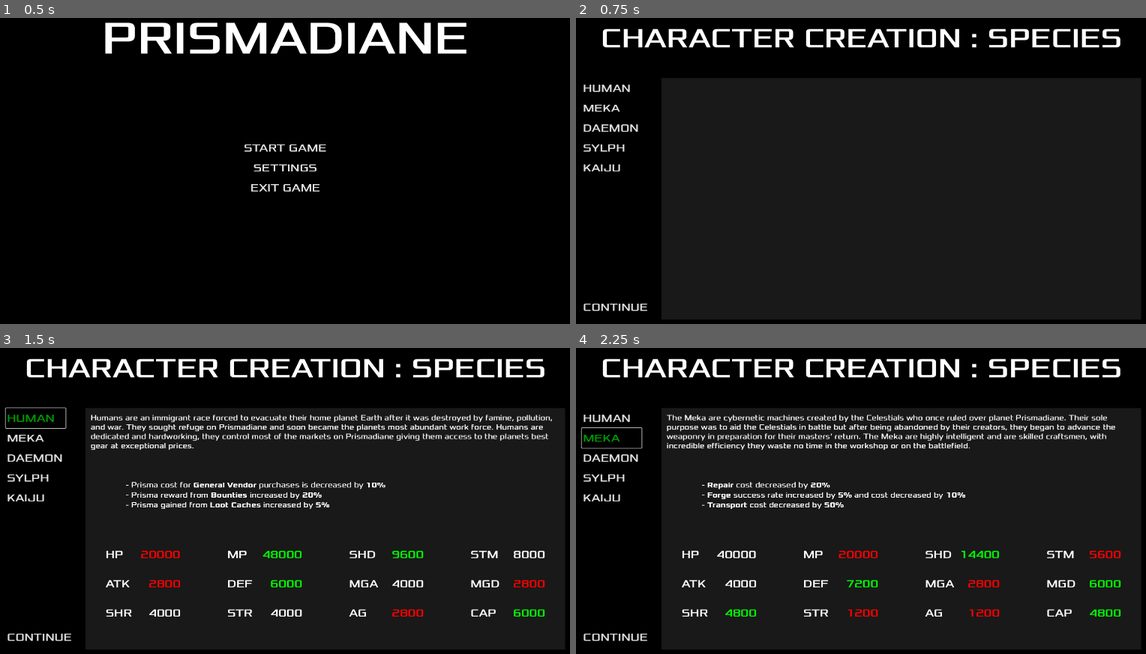
Above: before the commit, frames 1-4 (two rows, left to right).
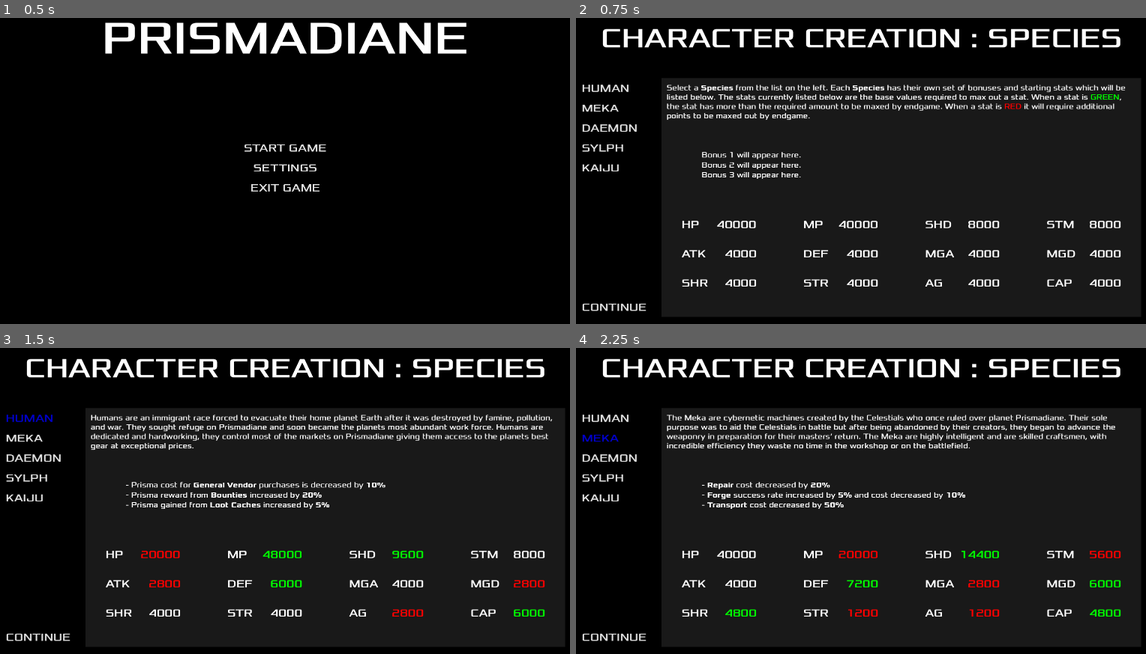
Above: after the commit, the same moments.

Repository: MythScara/PrismaGodot
Game: Godot game, scene res://scene/main_menu.tscn
The game is run twice, just before and just after one commit, with the same random seed, the same clock (stepped at 60 frames per second) and the same inputs.
Inputs:
- Up to frame 1 (0.5 s): no input
- Up to frame 2 (0.75 s): click "START GAME" at 0.5 s
- Up to frame 3 (1.5 s): click "HUMAN" at 1.25 s
- Up to frame 4 (2.25 s): click "MEKA" at 2 s

Frame 1 is identical in both runs. In frame 2, 6.1% of the frame differs, in the area x 1-100%, y 21-99%; in frame 3, 1.5%; in frame 4, 1.5%.

Commit message:
Updates on Species Selection
- Completed Species Selection screen and updated with cleaner UI
- Started Element Screen

Diff:
--- a/project.godot
+++ b/project.godot
@@ -1,3 +1,11 @@
+; Engine configuration file.
+; It's best edited using the editor UI and not directly,
+; since the parameters that go here are not all obvious.
+;
+; Format:
+;   [section] ; section goes between []
+;   param=value ; assign values to parameters
+
 config_version=5
 
 [application]
@@ -7,6 +15,10 @@
 config/features=PackedStringArray("4.2", "Forward Plus")
 config/icon="res://icon.svg"
 
+[autoload]
+
+PlayerStats="*res://script/player_stats.gd"
+
 [display]
 
 window/size/viewport_width=1920
--- /dev/null
+++ b/resource/buttonstyle.tres
@@ -0,0 +1,6 @@
+[gd_resource type="StyleBoxFlat" format=3 uid="uid://dx8pdckt4l1rb"]
+
+[resource]
+bg_color = Color(0, 0, 0, 1)
+border_color = Color(0, 0, 0, 1)
+border_blend = true
--- /dev/null
+++ b/scene/element_menu.tscn
@@ -0,0 +1,22 @@
+[gd_scene format=3 uid="uid://brayaanbjj2q1"]
+
+[node name="ElementMenu" type="CanvasLayer"]
+
+[node name="ElementScreen" type="Control" parent="."]
+layout_mode = 3
+anchors_preset = 0
+offset_right = 40.0
+offset_bottom = 40.0
+
+[node name="Background" type="ColorRect" parent="ElementScreen"]
+offset_right = 1920.0
+offset_bottom = 1080.0
+color = Color(0, 0, 0, 1)
+
+[node name="Title" type="Label" parent="ElementScreen"]
+offset_right = 1920.0
+offset_bottom = 256.0
+theme_override_font_sizes/font_size = 90
+text = "CHARACTER CREATION : ELEMENT"
+horizontal_alignment = 1
+vertical_alignment = 1
--- a/scene/main_menu.tscn
+++ b/scene/main_menu.tscn
@@ -1,7 +1,8 @@
-[gd_scene load_steps=3 format=3 uid="uid://dgy03wp6jxryu"]
+[gd_scene load_steps=4 format=3 uid="uid://dgy03wp6jxryu"]
 
 [ext_resource type="Script" path="res://script/main_menu.gd" id="1_gcnt1"]
-[ext_resource type="PackedScene" uid="uid://b7foap0nhr7n0" path="res://scene/start_scene.tscn" id="2_0lpom"]
+[ext_resource type="PackedScene" uid="uid://b7foap0nhr7n0" path="res://scene/species_menu.tscn" id="2_0lpom"]
+[ext_resource type="StyleBox" uid="uid://dx8pdckt4l1rb" path="res://resource/buttonstyle.tres" id="3_0ujv6"]
 
 [node name="MainMenu" type="CanvasLayer"]
 
@@ -33,8 +34,13 @@
 offset_top = 448.0
 offset_right = 1152.0
 offset_bottom = 512.0
+theme_override_colors/font_pressed_color = Color(0, 0, 0.784314, 1)
 theme_override_colors/font_hover_color = Color(0, 0.588235, 0, 1)
 theme_override_font_sizes/font_size = 36
+theme_override_styles/normal = ExtResource("3_0ujv6")
+theme_override_styles/hover = ExtResource("3_0ujv6")
+theme_override_styles/pressed = ExtResource("3_0ujv6")
+theme_override_styles/focus = ExtResource("3_0ujv6")
 text = "START GAME"
 flat = true
 
@@ -44,8 +50,13 @@
 offset_top = 512.0
 offset_right = 1152.0
 offset_bottom = 576.0
+theme_override_colors/font_pressed_color = Color(0, 0, 0.784314, 1)
 theme_override_colors/font_hover_color = Color(0, 0.588235, 0, 1)
 theme_override_font_sizes/font_size = 36
+theme_override_styles/normal = ExtResource("3_0ujv6")
+theme_override_styles/hover = ExtResource("3_0ujv6")
+theme_override_styles/pressed = ExtResource("3_0ujv6")
+theme_override_styles/focus = ExtResource("3_0ujv6")
 text = "SETTINGS"
 flat = true
 
@@ -55,8 +66,13 @@
 offset_top = 576.0
 offset_right = 1152.0
 offset_bottom = 640.0
+theme_override_colors/font_pressed_color = Color(0, 0, 0.784314, 1)
 theme_override_colors/font_hover_color = Color(0, 0.588235, 0, 1)
 theme_override_font_sizes/font_size = 36
+theme_override_styles/normal = ExtResource("3_0ujv6")
+theme_override_styles/hover = ExtResource("3_0ujv6")
+theme_override_styles/pressed = ExtResource("3_0ujv6")
+theme_override_styles/focus = ExtResource("3_0ujv6")
 text = "EXIT GAME"
 flat = true
 
--- /dev/null
+++ b/scene/species_menu.tscn
@@ -0,0 +1,210 @@
+[gd_scene load_steps=5 format=3 uid="uid://b7foap0nhr7n0"]
+
+[ext_resource type="FontFile" uid="uid://csv62pf5suogx" path="res://font/xolonium/Xolonium-Bold.ttf" id="1_ekm6r"]
+[ext_resource type="Script" path="res://script/species_screen.gd" id="1_l2mel"]
+[ext_resource type="PackedScene" uid="uid://brayaanbjj2q1" path="res://scene/element_menu.tscn" id="2_6ir38"]
+[ext_resource type="StyleBox" uid="uid://dx8pdckt4l1rb" path="res://resource/buttonstyle.tres" id="3_07m8k"]
+
+[node name="SpeciesMenu" type="CanvasLayer"]
+
+[node name="SpeciesScreen" type="Control" parent="."]
+layout_mode = 3
+anchors_preset = 0
+script = ExtResource("1_l2mel")
+continue_screen = ExtResource("2_6ir38")
+
+[node name="Background" type="ColorRect" parent="SpeciesScreen"]
+layout_mode = 0
+offset_right = 1920.0
+offset_bottom = 1080.0
+color = Color(0, 0, 0, 1)
+
+[node name="SpeciesBackground" type="ColorRect" parent="SpeciesScreen"]
+layout_mode = 0
+offset_left = 320.0
+offset_top = 256.0
+offset_right = 1856.0
+offset_bottom = 1024.0
+color = Color(0.0980392, 0.0980392, 0.0980392, 1)
+
+[node name="Title" type="Label" parent="SpeciesScreen"]
+layout_mode = 0
+offset_right = 1920.0
+offset_bottom = 256.0
+theme_override_font_sizes/font_size = 90
+text = "CHARACTER CREATION : SPECIES"
+horizontal_alignment = 1
+vertical_alignment = 1
+
+[node name="SpeciesDescription" type="RichTextLabel" parent="SpeciesScreen"]
+layout_mode = 0
+offset_left = 336.0
+offset_top = 272.0
+offset_right = 1840.0
+offset_bottom = 448.0
+theme_override_fonts/bold_font = ExtResource("1_ekm6r")
+theme_override_font_sizes/normal_font_size = 24
+theme_override_font_sizes/bold_font_size = 24
+bbcode_enabled = true
+text = "Select a [b]Species[/b] from the list on the left. Each [b]Species[/b] has their own set of bonuses and starting stats which will be listed below. The stats currently listed below are the base values required to max out a stat. When a stat is [color=\"green\"]GREEN[/color], the stat has more than the required amount to be maxed by endgame. When a stat is [color=\"red\"]RED[/color] it will require additional points to be maxed out by endgame. "
+
+[node name="SpeciesBonus1" type="RichTextLabel" parent="SpeciesScreen"]
+layout_mode = 0
+offset_left = 448.0
+offset_top = 488.0
+offset_right = 1792.0
+offset_bottom = 552.0
+theme_override_fonts/bold_font = ExtResource("1_ekm6r")
+theme_override_font_sizes/normal_font_size = 24
+theme_override_font_sizes/bold_font_size = 24
+bbcode_enabled = true
+text = "Bonus 1 will appear here."
+
+[node name="SpeciesBonus2" type="RichTextLabel" parent="SpeciesScreen"]
+layout_mode = 0
+offset_left = 448.0
+offset_top = 520.0
+offset_right = 1792.0
+offset_bottom = 584.0
+theme_override_fonts/bold_font = ExtResource("1_ekm6r")
+theme_override_font_sizes/normal_font_size = 24
+theme_override_font_sizes/bold_font_size = 24
+bbcode_enabled = true
+text = "Bonus 2 will appear here."
+
+[node name="SpeciesBonus3" type="RichTextLabel" parent="SpeciesScreen"]
+layout_mode = 0
+offset_left = 448.0
+offset_top = 552.0
+offset_right = 1792.0
+offset_bottom = 616.0
+theme_override_fonts/bold_font = ExtResource("1_ekm6r")
+theme_override_font_sizes/normal_font_size = 24
+theme_override_font_sizes/bold_font_size = 24
+bbcode_enabled = true
+text = "Bonus 3 will appear here."
+
+[node name="SpeciesStatGrid" type="GridContainer" parent="SpeciesScreen"]
+top_level = true
+layout_mode = 0
+offset_left = 384.0
+offset_top = 704.0
+offset_right = 1792.0
+offset_bottom = 960.0
+theme_override_constants/h_separation = 150
+theme_override_constants/v_separation = 50
+columns = 4
+
+[node name="HumanButton" type="Button" parent="SpeciesScreen"]
+layout_mode = 0
+offset_left = 64.0
+offset_top = 256.0
+offset_right = 256.0
+offset_bottom = 320.0
+theme_override_colors/font_pressed_color = Color(0, 0, 0.784314, 1)
+theme_override_colors/font_hover_color = Color(0, 0.588235, 0, 1)
+theme_override_font_sizes/font_size = 36
+theme_override_styles/normal = ExtResource("3_07m8k")
+theme_override_styles/hover = ExtResource("3_07m8k")
+theme_override_styles/pressed = ExtResource("3_07m8k")
+theme_override_styles/focus = ExtResource("3_07m8k")
+toggle_mode = true
+text = "HUMAN"
+flat = true
+alignment = 0
+
+[node name="MekaButton" type="Button" parent="SpeciesScreen"]
+layout_mode = 0
+offset_left = 64.0
+offset_top = 320.0
+offset_right = 256.0
+offset_bottom = 384.0
+theme_override_colors/font_pressed_color = Color(0, 0, 0.784314, 1)
+theme_override_colors/font_hover_color = Color(0, 0.588235, 0, 1)
+theme_override_font_sizes/font_size = 36
+theme_override_styles/normal = ExtResource("3_07m8k")
+theme_override_styles/hover = ExtResource("3_07m8k")
+theme_override_styles/pressed = ExtResource("3_07m8k")
+theme_override_styles/focus = ExtResource("3_07m8k")
+toggle_mode = true
+text = "MEKA"
+flat = true
+alignment = 0
+
+[node name="DaemonButton" type="Button" parent="SpeciesScreen"]
+layout_mode = 0
+offset_left = 64.0
+offset_top = 384.0
+offset_right = 256.0
+offset_bottom = 448.0
+theme_override_colors/font_pressed_color = Color(0, 0, 0.784314, 1)
+theme_override_colors/font_hover_color = Color(0, 0.588235, 0, 1)
+theme_override_font_sizes/font_size = 36
+theme_override_styles/normal = ExtResource("3_07m8k")
+theme_override_styles/hover = ExtResource("3_07m8k")
+theme_override_styles/pressed = ExtResource("3_07m8k")
+theme_override_styles/focus = ExtResource("3_07m8k")
+toggle_mode = true
+text = "DAEMON"
+flat = true
+alignment = 0
+
+[node name="SylphButton" type="Button" parent="SpeciesScreen"]
+layout_mode = 0
+offset_left = 64.0
+offset_top = 448.0
+offset_right = 256.0
+offset_bottom = 512.0
+theme_override_colors/font_pressed_color = Color(0, 0, 0.784314, 1)
+theme_override_colors/font_hover_color = Color(0, 0.588235, 0, 1)
+theme_override_font_sizes/font_size = 36
+theme_override_styles/normal = ExtResource("3_07m8k")
+theme_override_styles/hover = ExtResource("3_07m8k")
+theme_override_styles/pressed = ExtResource("3_07m8k")
+theme_override_styles/focus = ExtResource("3_07m8k")
+toggle_mode = true
+text = "SYLPH"
+flat = true
+alignment = 0
+
+[node name="KaijuButton" type="Button" parent="SpeciesScreen"]
+layout_mode = 0
+offset_left = 64.0
+offset_top = 512.0
+offset_right = 256.0
+offset_bottom = 576.0
+theme_override_colors/font_pressed_color = Color(0, 0, 0.784314, 1)
+theme_override_colors/font_hover_color = Color(0, 0.588235, 0, 1)
+theme_override_font_sizes/font_size = 36
+theme_override_styles/normal = ExtResource("3_07m8k")
+theme_override_styles/hover = ExtResource("3_07m8k")
+theme_override_styles/pressed = ExtResource("3_07m8k")
+theme_override_styles/focus = ExtResource("3_07m8k")
+toggle_mode = true
+text = "KAIJU"
+flat = true
+alignment = 0
+
+[node name="ContinueButton" type="Button" parent="SpeciesScreen"]
+layout_mode = 0
+offset_left = 64.0
+offset_top = 960.0
+offset_right = 256.0
+offset_bottom = 1024.0
+theme_override_colors/font_pressed_color = Color(0, 0, 0.784314, 1)
+theme_override_colors/font_hover_color = Color(0, 0.588235, 0, 1)
+theme_override_font_sizes/font_size = 36
+theme_override_styles/normal = ExtResource("3_07m8k")
+theme_override_styles/hover = ExtResource("3_07m8k")
+theme_override_styles/pressed = ExtResource("3_07m8k")
+theme_override_styles/focus = ExtResource("3_07m8k")
+text = "CONTINUE"
+flat = true
+alignment = 0
+
+[connection signal="pressed" from="SpeciesScreen/HumanButton" to="SpeciesScreen" method="_on_human_button_pressed"]
+[connection signal="pressed" from="SpeciesScreen/MekaButton" to="SpeciesScreen" method="_on_meka_button_pressed"]
+[connection signal="pressed" from="SpeciesScreen/DaemonButton" to="SpeciesScreen" method="_on_daemon_button_pressed"]
+[connection signal="pressed" from="SpeciesScreen/SylphButton" to="SpeciesScreen" method="_on_sylph_button_pressed"]
+[connection signal="pressed" from="SpeciesScreen/KaijuButton" to="SpeciesScreen" method="_on_kaiju_button_pressed"]
+[connection signal="pressed" from="SpeciesScreen/ContinueButton" to="SpeciesScreen" method="_on_continue_button_pressed"]
--- a/scene/start_scene.tscn
+++ /dev/null
@@ -1,167 +0,0 @@
-[gd_scene load_steps=3 format=3 uid="uid://b7foap0nhr7n0"]
-
-[ext_resource type="FontFile" uid="uid://csv62pf5suogx" path="res://font/xolonium/Xolonium-Bold.ttf" id="1_ekm6r"]
-[ext_resource type="Script" path="res://script/species_screen.gd" id="1_l2mel"]
-
-[node name="StartScene" type="CanvasLayer"]
-
-[node name="MenuScreen" type="Control" parent="."]
-layout_mode = 3
-anchors_preset = 0
-script = ExtResource("1_l2mel")
-
-[node name="Background" type="ColorRect" parent="MenuScreen"]
-layout_mode = 0
-offset_right = 1920.0
-offset_bottom = 1080.0
-color = Color(0, 0, 0, 1)
-
-[node name="SpeciesBackground" type="ColorRect" parent="MenuScreen"]
-layout_mode = 0
-offset_left = 320.0
-offset_top = 256.0
-offset_right = 1856.0
-offset_bottom = 1032.0
-color = Color(0.0980392, 0.0980392, 0.0980392, 1)
-
-[node name="Title" type="Label" parent="MenuScreen"]
-layout_mode = 0
-offset_right = 1920.0
-offset_bottom = 256.0
-theme_override_font_sizes/font_size = 90
-text = "CHARACTER CREATION : SPECIES"
-horizontal_alignment = 1
-vertical_alignment = 1
-
-[node name="SpeciesDescription" type="RichTextLabel" parent="MenuScreen"]
-layout_mode = 0
-offset_left = 336.0
-offset_top = 272.0
-offset_right = 1840.0
-offset_bottom = 448.0
-theme_override_fonts/bold_font = ExtResource("1_ekm6r")
-theme_override_font_sizes/normal_font_size = 24
-theme_override_font_sizes/bold_font_size = 24
-bbcode_enabled = true
-
-[node name="SpeciesBonus1" type="RichTextLabel" parent="MenuScreen"]
-layout_mode = 0
-offset_left = 448.0
-offset_top = 488.0
-offset_right = 1792.0
-offset_bottom = 552.0
-theme_override_fonts/bold_font = ExtResource("1_ekm6r")
-theme_override_font_sizes/normal_font_size = 24
-theme_override_font_sizes/bold_font_size = 24
-bbcode_enabled = true
-
-[node name="SpeciesBonus2" type="RichTextLabel" parent="MenuScreen"]
-layout_mode = 0
-offset_left = 448.0
-offset_top = 520.0
-offset_right = 1792.0
-offset_bottom = 584.0
-theme_override_fonts/bold_font = ExtResource("1_ekm6r")
-theme_override_font_sizes/normal_font_size = 24
-theme_override_font_sizes/bold_font_size = 24
-bbcode_enabled = true
-
-[node name="SpeciesBonus3" type="RichTextLabel" parent="MenuScreen"]
-layout_mode = 0
-offset_left = 448.0
-offset_top = 552.0
-offset_right = 1792.0
-offset_bottom = 616.0
-theme_override_fonts/bold_font = ExtResource("1_ekm6r")
-theme_override_font_sizes/normal_font_size = 24
-theme_override_font_sizes/bold_font_size = 24
-bbcode_enabled = true
-
-[node name="SpeciesStatGrid" type="GridContainer" parent="MenuScreen"]
-top_level = true
-layout_mode = 0
-offset_left = 384.0
-offset_top = 704.0
-offset_right = 1792.0
-offset_bottom = 960.0
-theme_override_constants/h_separation = 150
-theme_override_constants/v_separation = 50
-columns = 4
-
-[node name="HumanButton" type="Button" parent="MenuScreen"]
-layout_mode = 0
-offset_left = 64.0
-offset_top = 256.0
-offset_right = 256.0
-offset_bottom = 320.0
-theme_override_colors/font_hover_color = Color(0, 0.588235, 0, 1)
-theme_override_font_sizes/font_size = 36
-text = "HUMAN"
-flat = true
-alignment = 0
-
-[node name="MekaButton" type="Button" parent="MenuScreen"]
-layout_mode = 0
-offset_left = 64.0
-offset_top = 320.0
-offset_right = 256.0
-offset_bottom = 384.0
-theme_override_colors/font_hover_color = Color(0, 0.588235, 0, 1)
-theme_override_font_sizes/font_size = 36
-text = "MEKA"
-flat = true
-alignment = 0
-
-[node name="DaemonButton" type="Button" parent="MenuScreen"]
-layout_mode = 0
-offset_left = 64.0
-offset_top = 384.0
-offset_right = 256.0
-offset_bottom = 448.0
-theme_override_colors/font_hover_color = Color(0, 0.588235, 0, 1)
-theme_override_font_sizes/font_size = 36
-text = "DAEMON"
-flat = true
-alignment = 0
-
-[node name="SylphButton" type="Button" parent="MenuScreen"]
-layout_mode = 0
-offset_left = 64.0
-offset_top = 448.0
-offset_right = 256.0
-offset_bottom = 512.0
-theme_override_colors/font_hover_color = Color(0, 0.588235, 0, 1)
-theme_override_font_sizes/font_size = 36
-text = "SYLPH"
-flat = true
-alignment = 0
-
-[node name="KaijuButton" type="Button" parent="MenuScreen"]
-layout_mode = 0
-offset_left = 64.0
-offset_top = 512.0
-offset_right = 256.0
-offset_bottom = 576.0
-theme_override_colors/font_hover_color = Color(0, 0.588235, 0, 1)
-theme_override_font_sizes/font_size = 36
-text = "KAIJU"
-flat = true
-alignment = 0
-
-[node name="ContinueButton" type="Button" parent="MenuScreen"]
-layout_mode = 0
-offset_left = 64.0
-offset_top = 960.0
-offset_right = 256.0
-offset_bottom = 1024.0
-theme_override_colors/font_hover_color = Color(0, 0.588235, 0, 1)
-theme_override_font_sizes/font_size = 36
-text = "CONTINUE"
-flat = true
-alignment = 0
-
-[connection signal="pressed" from="MenuScreen/HumanButton" to="MenuScreen" method="_on_human_button_pressed"]
-[connection signal="pressed" from="MenuScreen/MekaButton" to="MenuScreen" method="_on_meka_button_pressed"]
-[connection signal="pressed" from="MenuScreen/DaemonButton" to="MenuScreen" method="_on_daemon_button_pressed"]
-[connection signal="pressed" from="MenuScreen/SylphButton" to="MenuScreen" method="_on_sylph_button_pressed"]
-[connection signal="pressed" from="MenuScreen/KaijuButton" to="MenuScreen" method="_on_kaiju_button_pressed"]
--- /dev/null
+++ b/script/player_stats.gd
@@ -0,0 +1,17 @@
+extends Node
+
+var species = null
+var stats = {}
+var bonuses = {"Bonus 1": "", "Bonus 2": "", "Bonus 3": ""}
+
+func set_stats(new_stats : Dictionary):
+	stats = new_stats
+
+func set_bonuses(new_bonuses : Dictionary):
+	bonuses = new_bonuses
+
+func get_stats() -> Dictionary:
+	return stats
+
+func get_bonuses() -> Dictionary:
+	return bonuses
--- a/script/species_screen.gd
+++ b/script/species_screen.gd
@@ -1,4 +1,6 @@
 extends Control
+
+@export var continue_screen : PackedScene
 
 var species_data = {
 	"Human": {
@@ -41,20 +43,35 @@
 @onready var bonusTwo = $SpeciesBonus2
 @onready var bonusThree = $SpeciesBonus3
 @onready var statGrid = $SpeciesStatGrid
+@onready var human_button = $HumanButton
+@onready var meka_button = $MekaButton
+@onready var daemon_button = $DaemonButton
+@onready var sylph_button = $SylphButton
+@onready var kaiju_button = $KaijuButton
+var selected_button = null
+
+
+func _ready():
+	_update_stats_grid(base_stat)
 
 func _on_human_button_pressed():
+	_set_active(human_button)
 	_update_information("Human")
 
 func _on_meka_button_pressed():
+	_set_active(meka_button)
 	_update_information("Meka")
 
 func _on_daemon_button_pressed():
+	_set_active(daemon_button)
 	_update_information("Daemon")
 
 func _on_sylph_button_pressed():
+	_set_active(sylph_button)
 	_update_information("Sylph")
 
 func _on_kaiju_button_pressed():
+	_set_active(kaiju_button)
 	_update_information("Kaiju")
 
 func _update_information(key: String):
@@ -66,6 +83,19 @@
 	bonusThree.bbcode_text = species["Bonus3"]
 	# Update stats in the grid
 	_update_stats_grid(species["Stats"])
+
+	var stats_dict = {}
+	for i in range(species["Stats"].size()):
+		stats_dict[values[i]] = species["Stats"][i]
+	PlayerStats.set_stats(stats_dict)
+	PlayerStats.species = key
+
+	var bonuses_dict = {
+		"Bonus 1": species["Bonus1"],
+		"Bonus 2": species["Bonus2"],
+		"Bonus 3": species["Bonus3"]
+	}
+	PlayerStats.set_bonuses(bonuses_dict)
 
 func _update_stats_grid(stats: Array):
 	# Clear existing stats in the grid
@@ -100,3 +130,16 @@
 		hbox.add_child(value_label)
 		# Add the hbox to the statGrid
 		statGrid.add_child(hbox)
+
+func _set_active(new_button: Button):
+	if selected_button != null and selected_button != new_button:
+		selected_button.set_pressed(false)
+
+	selected_button = new_button
+	new_button.set_pressed(true)
+
+func _on_continue_button_pressed():
+	if continue_screen:
+		get_tree().change_scene_to_packed(continue_screen)
+	else:
+		print("No Scene Set")
--- a/script/species_stat_grid.gd
+++ /dev/null
@@ -1,15 +0,0 @@
-extends GridContainer
-
-var stats = [10, 20, 30, 40, 50, 60, 70, 80, 90, 100, 110, 120]
-var values = ["HP  ", "MP  ", "SHD ", "STM ", "ATK ", "DEF ", "MGA ", "MGD ", "SHR ", "STR ", "AG  ", "CAP "]  # Example stats
-
-func _ready():
-	for i in range(12):
-		var label = Label.new()
-		label.text = values[i] + str(stats[i])
-		add_child(label)
-
-func update_stats(new_stats):
-	for i in range(min(new_stats.size(), get_child_count())):
-		var label = get_child(i)
-		label.text = values[i] + str(new_stats[i])
